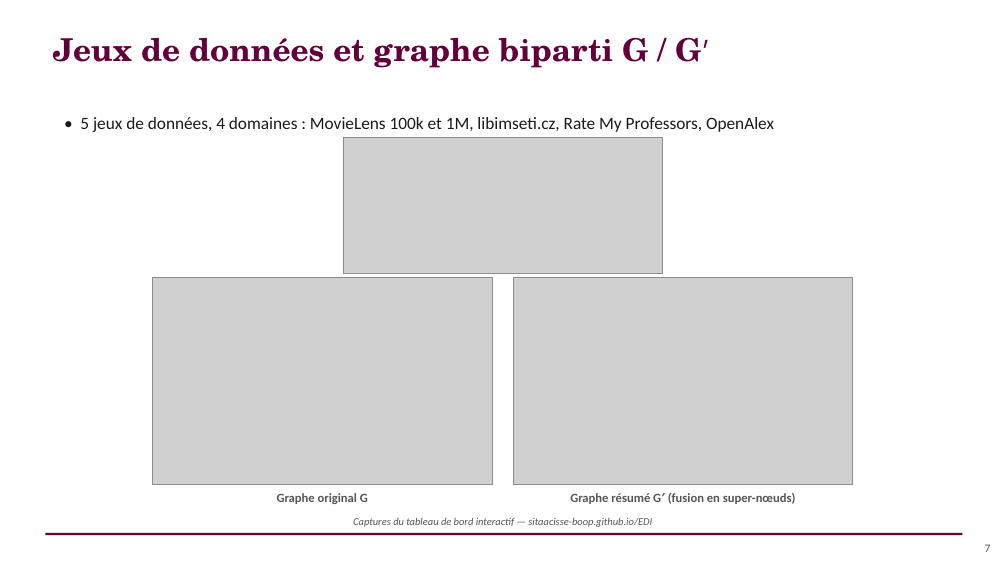
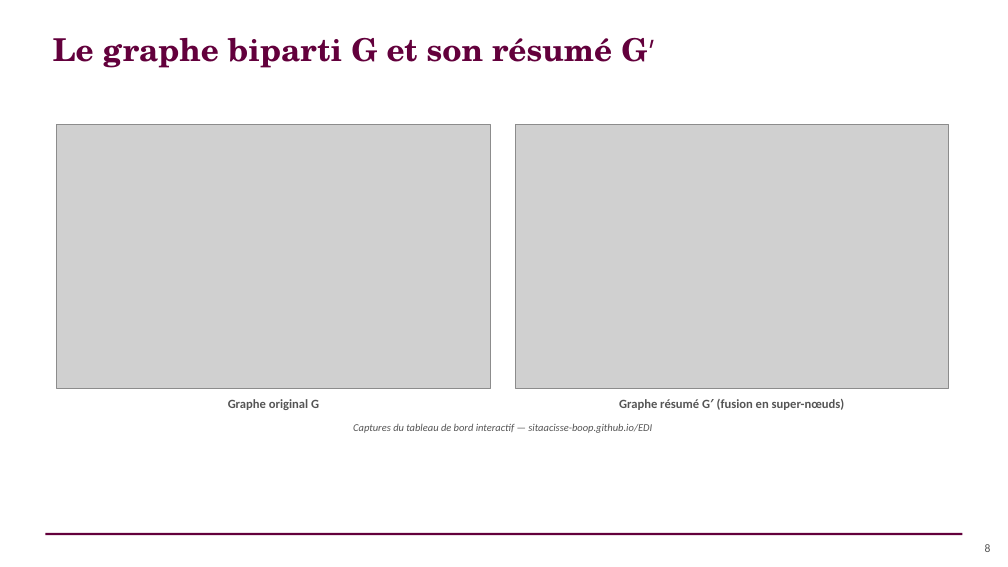
Before and after one commit to sitaacisse-boop/EDI, a slide deck: slide 8 of presentation/AURORA_Soutenance_FR.pptx (slide 7 before the commit). Drawn at 1008x567 pixels with LibreOffice and Linux fonts; fonts in the diff are those of the drawing; grey boxes stand for pictures. Boxes give left, top, right and bottom in pixels: in the first picture for what was removed or moved away, otherwise in the second. Text is boxed around its words. In the diff, an @@ line names an element or a change of style, - is before the commit and + after.

```diff
--- a/presentation/AURORA_Soutenance_FR.pptx
+++ b/presentation/AURORA_Soutenance_FR.pptx
@@ text at [53, 37, 655, 68]: text changed @@
-Jeux de données et graphe biparti G / G′
+Le graphe biparti G et son résumé G′
@@ text removed at [80, 117, 774, 132] @@
-• 5 jeux de données, 4 domaines : MovieLens 100k et 1M, libimseti.cz, Rate My Professors, OpenAlex
@@ picture: place and size @@
-picture at [153, 278, 492, 484]
+picture at [57, 124, 491, 388]
@@ picture removed at [343, 138, 663, 274] @@
@@ picture: place and size @@
-picture at [513, 278, 853, 484]
+picture at [515, 124, 949, 388]
@@ text "Captures du tableau de bord ...": place and size @@
-text "Captures du tableau de bord ..." at [353, 518, 652, 527]
+text "Captures du tableau de bord ..." at [353, 424, 652, 433]
@@ text "Graphe original G": place and size @@
-text "Graphe original G" at [277, 493, 368, 504]
+text "Graphe original G" at [228, 399, 319, 410]
@@ text "Graphe résumé G′ (fusion en ...": place and size @@
-text "Graphe résumé G′ (fusion en ..." at [570, 493, 796, 504]
+text "Graphe résumé G′ (fusion en ..." at [619, 399, 845, 410]
@@ text at [985, 544, 991, 552]: text changed @@
-7
+8
```
Also in this commit, not shown: 6 other slides changed, 1 slide added.
